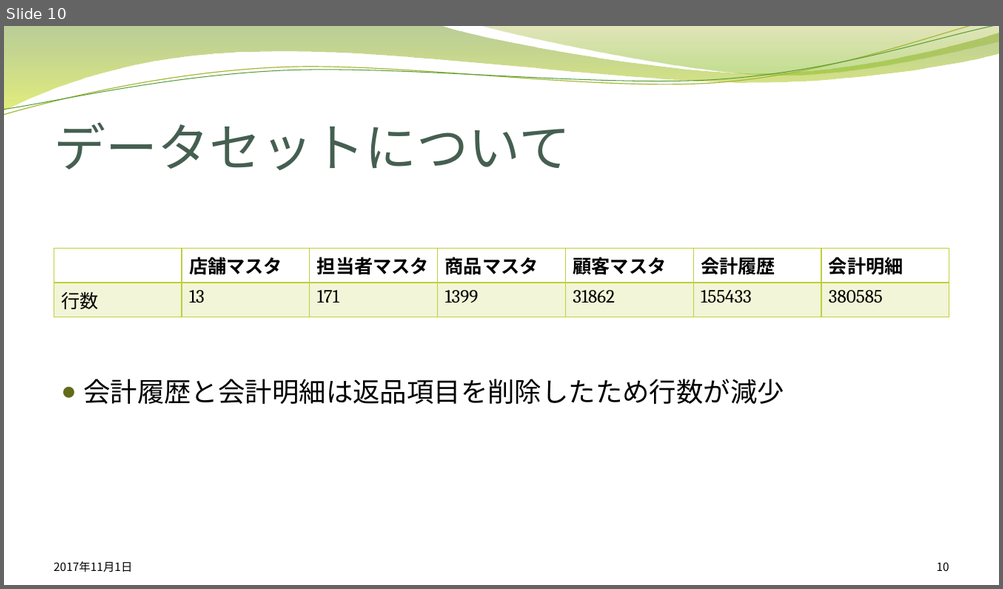
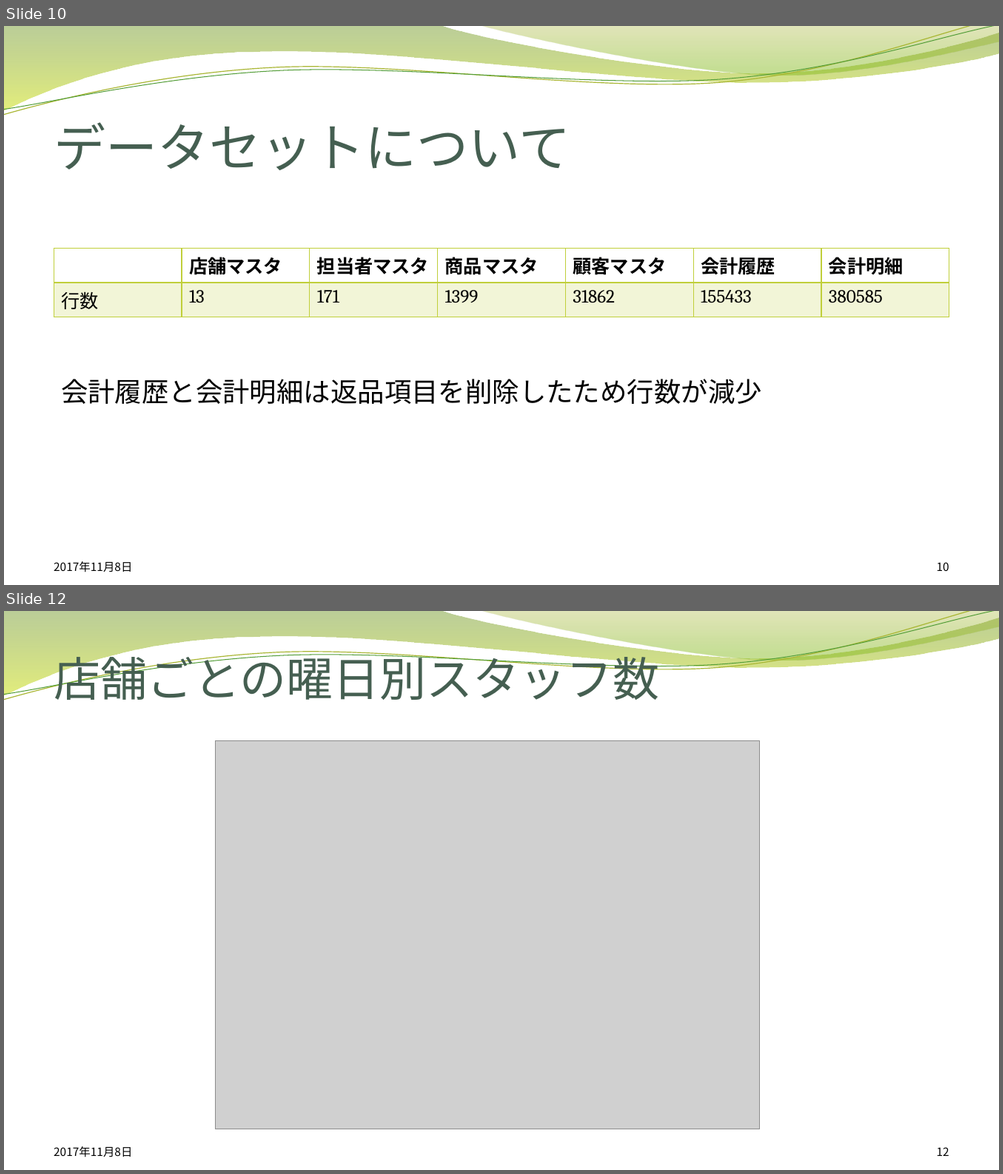
Before and after one commit to cw-NaoyaHieda/Data-analysis-Competition-2017, a slide deck: report/データ解析コンペティション中間報告.pptx. Shown one above the other, each under a label of ours: slide 10 before the commit, slides 10 and 12 after it; the slides between them are not shown. The pictures are 1003x589 and 1003x1174 pixels, drawn with LibreOffice and Linux fonts; fonts in the diff are those of the drawing; grey boxes stand for pictures; background and template pictures are left out. Boxes give left, top, right and bottom in pixels: in the first picture for what was removed or moved away, otherwise in the second. Text is boxed around its words. In the diff, an @@ line names an element or a change of style, - is before the commit and + after.

```diff
--- a/report/データ解析コンペティション中間報告.pptx
+++ b/report/データ解析コンペティション中間報告.pptx
@@ slide 12 added at bbox=[4, 611, 999, 1170], background picture (left out); not listed: 4 template elements that a slide beside it also shows @@
@@ title added at bbox=[54, 649, 660, 700], 45 pt, text #455F51 @@
+店舗ごとの曜日別スタッフ数
@@ picture added at bbox=[215, 741, 760, 1130] @@
@@ text added at bbox=[54, 1147, 132, 1158], 11 pt, text #000000 @@
+2017年11月8日
@@ page number added at bbox=[936, 1147, 949, 1156], 11 pt, text #000000 @@
+12
@@ slide 10 changed as well @@
@@ text "会計履歴と会計明細は返品項目を削除したため行数が減少" at bbox=[61, 379, 762, 404]: bullet ● to none @@
@@ text at bbox=[54, 562, 132, 573]: text changed @@
-2017年11月1日
+2017年11月8日
```
Also in this commit, not shown: 11 other slides changed, 2 other slides added, 1 slide removed, 1 other file.
